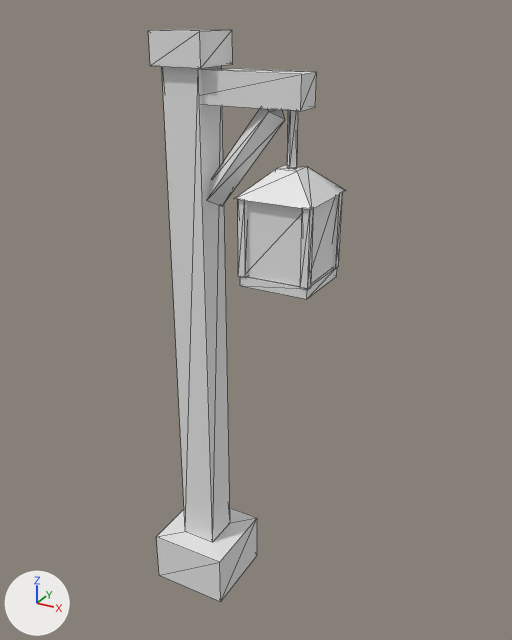
Before and after pictures for a commit that changed the glTF model assets/models/lantern_post.glb.
One viewpoint serves both versions: a 50 mm camera at (1.56, -2.34, 2.58) aimed at (0.23, 0.07, 1.38). The lights are fixed; the arrows at lower left show +X, +Y and +Z. The picture after the commit comes second. Mesh edges are drawn as thin lines. Vertices at exactly the same position are counted once.

Names of what the first picture shows: 'lantern_post'.
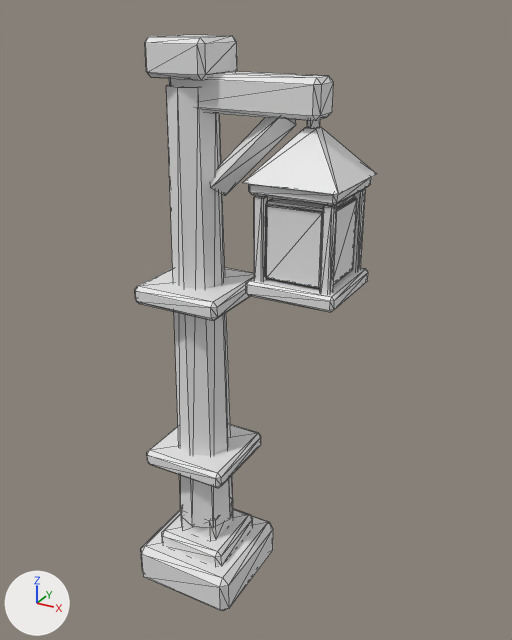
Location of each change, [x1, y1, x2, y2] in pixels of the pictures (512 x 640 px; the box of a moved part takes in the faces that stretch with it):
'lantern_post', reshaped (23% wider): before [148, 29, 345, 602]; after [135, 35, 377, 611]
part 1 of me_lantern_post, added: after [166, 84, 233, 528]
part 2 of me_lantern_post, moved or reshaped: before [207, 108, 285, 206]; after [210, 117, 296, 195]
part 3 of me_lantern_post, moved or reshaped: before [287, 110, 298, 169]; after [307, 120, 320, 128]
part 4 of me_lantern_post, rebuilt: before [234, 165, 345, 210]; after [249, 178, 371, 206]
part 5 of me_lantern_post, rebuilt (30% wider, 8% taller): before [156, 508, 257, 602]; after [141, 509, 273, 611]
part 6 of me_lantern_post, rebuilt (8% wider, 15% taller): before [148, 29, 233, 68]; after [145, 35, 237, 80]
part 7 of me_lantern_post, rebuilt (26% wider, 41% taller): before [240, 268, 337, 299]; after [246, 268, 368, 312]
part 8 of me_lantern_post, rebuilt: before [202, 68, 317, 111]; after [169, 71, 334, 121]
part 9 of me_lantern_post, rebuilt (mostly hidden afterwards): before [247, 197, 336, 286]; after [266, 195, 355, 289]
part 10 of me_lantern_post, deleted: before [332, 194, 342, 269]
part 11 of me_lantern_post, deleted: before [300, 208, 314, 290]
part 12 of me_lantern_post, deleted: before [238, 200, 247, 278]
part 13 of me_lantern_post, built on: before [162, 66, 230, 542]; after [135, 127, 377, 321]
part 14 of me_lantern_post, added: after [162, 500, 253, 566]
part 15 of me_lantern_post, added: after [147, 424, 261, 488]

The change in detail:
me_lantern_post is used by ob_lantern_post; location (0.0, 0.0, 0.0).
me_lantern_post had 114 vertices, 172 faces and spanned x -0.18..0.58, y -0.18..0.18, z 0.0..2.51.
me_lantern_post now has 476 vertices, 864 faces and spans x -0.25..0.68, y -0.25..0.25, z 0.0..2.49.
me_lantern_post part 1: a new loose piece, an 8-sided cut cone along z (radius 0.13 at the low end, 0.1 at the high end) spanning x -0.13..0.13, y -0.13..0.13, z 0.34..2.32.
me_lantern_post part 2: the loose piece of 8 vertices spanning x 0.04..0.39, y -0.05..0.05, z 1.87..2.28 is turned 8.3 degrees about the y axis through its middle and scaled by 0.947, then moved by (0.04, 0.0, 0.02).
me_lantern_post part 3: the loose piece of 8 vertices spanning x 0.4..0.44, y -0.02..0.02, z 2.05..2.32 is scaled about its middle by (1.25, 1.25, 0.37), then moved by (0.08, 0.0, 0.07).
me_lantern_post part 4: the loose piece of 10 vertices spanning x 0.26..0.58, y -0.16..0.16, z 1.95..2.05 is rebuilt with 24 vertices and now spans x 0.33..0.67, y -0.17..0.17, z 1.98..2.03.
me_lantern_post part 5: the loose piece of 8 vertices spanning x -0.18..0.18, y -0.18..0.18, z 0.0..0.24 is rebuilt with 24 vertices and now spans x -0.25..0.25, y -0.25..0.25, z 0.0..0.2.
me_lantern_post part 6: the loose piece of 8 vertices spanning x -0.11..0.11, y -0.11..0.11, z 2.39..2.51 is rebuilt with 24 vertices and now spans x -0.13..0.13, y -0.13..0.13, z 2.35..2.49.
me_lantern_post part 7: the loose piece of 8 vertices spanning x 0.28..0.56, y -0.14..0.14, z 1.61..1.65 is rebuilt with 24 vertices and now spans x 0.32..0.68, y -0.18..0.18, z 1.59..1.65.
me_lantern_post part 8: the loose piece of 8 vertices spanning x -0.08..0.48, y -0.06..0.06, z 2.26..2.38 is rebuilt with 24 vertices and now spans x -0.07..0.55, y -0.07..0.07, z 2.23..2.37.
me_lantern_post part 9: the loose piece of 8 vertices spanning x 0.29..0.55, y -0.13..0.13, z 1.65..1.95 is rebuilt with 24 vertices and now spans x 0.37..0.63, y -0.13..0.13, z 1.65..1.95.
me_lantern_post part 10: the loose piece of 8 vertices spanning x 0.54..0.56, y 0.12..0.14, z 1.65..1.95 is deleted.
me_lantern_post part 11: the loose piece of 8 vertices spanning x 0.54..0.56, y -0.14..-0.12, z 1.65..1.95 is deleted.
me_lantern_post part 12: the loose piece of 8 vertices spanning x 0.28..0.31, y -0.14..-0.12, z 1.65..1.95 is deleted.
me_lantern_post part 13: 4 vertices removed from x -0.08..0.08, y -0.08..0.08, z 2.4; 226 vertices added at x -0.2..0.68, y -0.2..0.2, z 1.46..2.2.
me_lantern_post part 14: 44 vertices added at x -0.17..0.17, y -0.17..0.17, z 0.17..0.4.
me_lantern_post part 15: 24 vertices added at x -0.2..0.2, y -0.2..0.2, z 0.66..0.74.
Other edits to the shape of me_lantern_post do not show in these pictures.
